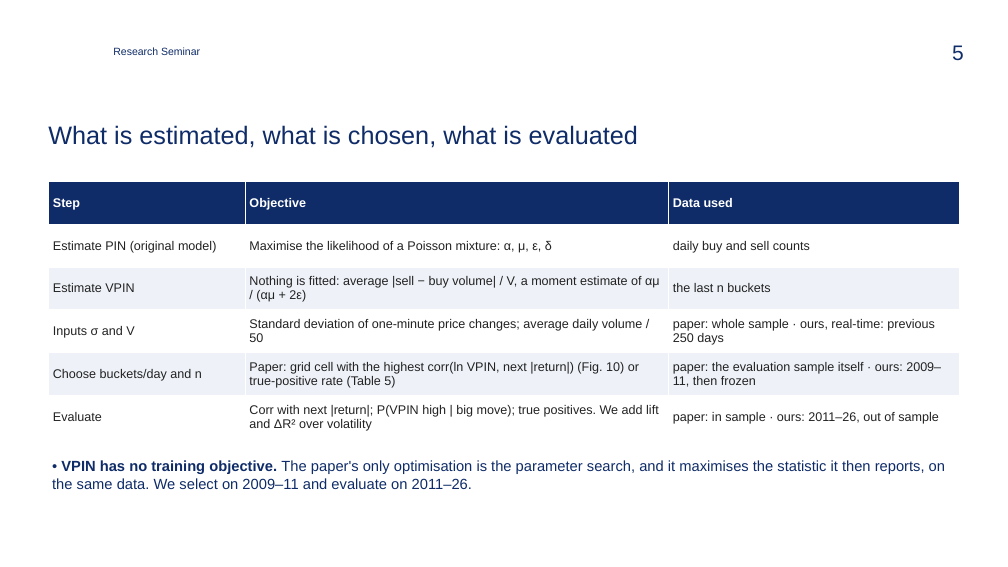
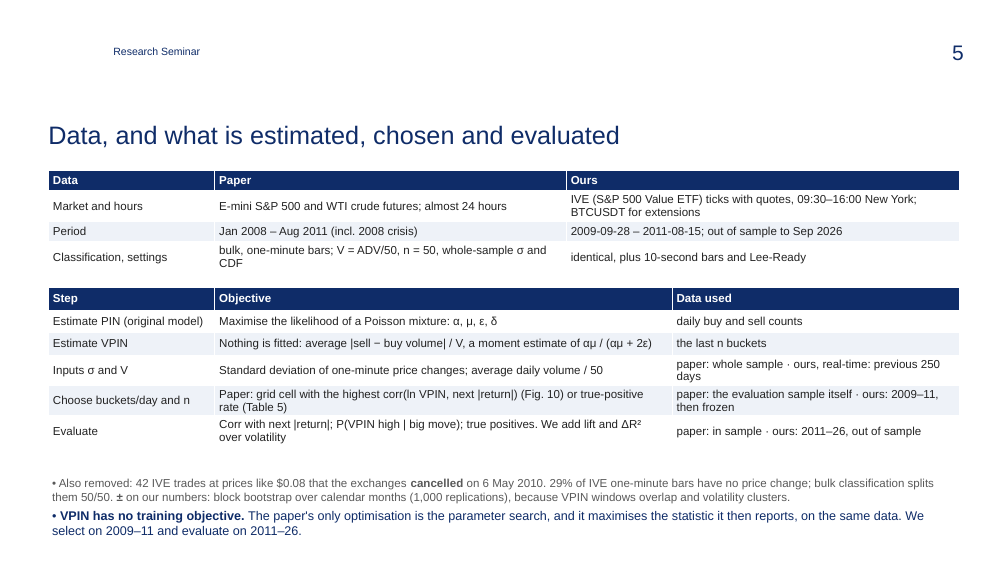
Before and after one commit to zavaz5/flow-toxicity-vpin, a slide deck: slide 5 of docs/presentation.pptx. Drawn at 1008x567 pixels with LibreOffice and Linux fonts; fonts in the diff are those of the drawing; background and template pictures are left out. Boxes give left, top, right and bottom in pixels: in the first picture for what was removed or moved away, otherwise in the second. Text is boxed around its words. In the diff, an @@ line names an element or a change of style, - is before the commit and + after.

```diff
--- a/docs/presentation.pptx
+++ b/docs/presentation.pptx
@@ title at <box>48,125,620,148</box>: text changed @@
-What is estimated, what is chosen, what is evaluated
+Data, and what is estimated, chosen and evaluated
@@ table added at <box>48,170,960,271</box>, 4 rows, 3 columns @@
+Data | Paper | Ours
+Market and hours | E-mini S&P 500 and WTI crude futures; almost 24 hours | IVE (S&P 500 Value ETF) ticks with quotes, 09:30–16:00 New York; BTCUSDT for extensions
+Period | Jan 2008 – Aug 2011 (incl. 2008 crisis) | 2009-09-28 – 2011-08-15; out of sample to Sep 2026
+Classification, settings | bulk, one-minute bars; V = ADV/50, n = 50, whole-sample σ and CDF | identical, plus 10-second bars and Lee-Ready
@@ table at <box>48,287,960,448</box> @@
@@ size 12 to 11 pt @@
@@ table: place and size @@
-table at <box>48,181,960,439</box>
+table at <box>48,287,960,448</box>
@@ text "• Also removed: 42 IVE ...": place and size @@
-text "• Also removed: 42 IVE ..." at <box>52,460,945,489</box>
+text "• Also removed: 42 IVE ..." at <box>52,478,934,535</box>
@@ text at <box>52,478,934,504</box>: paragraph added @@
+• Also removed: 42 IVE trades at prices like $0.08 that the exchanges cancelled on 6 May 2010. 29% of IVE one-minute bars have no price change; bulk classification splits them 50/50. ± on our numbers: block bootstrap over calendar months (1,000 replications), because VPIN windows overlap and volatility clusters.
@@ text at <box>52,511,924,535</box>: size 14 to 12 pt in "• VPIN has no training objective. The ..."; less space between paragraphs @@
```
Also in this commit, not shown: 5 other slides changed, 1 slide added, 3 slides removed, 4 other files.
